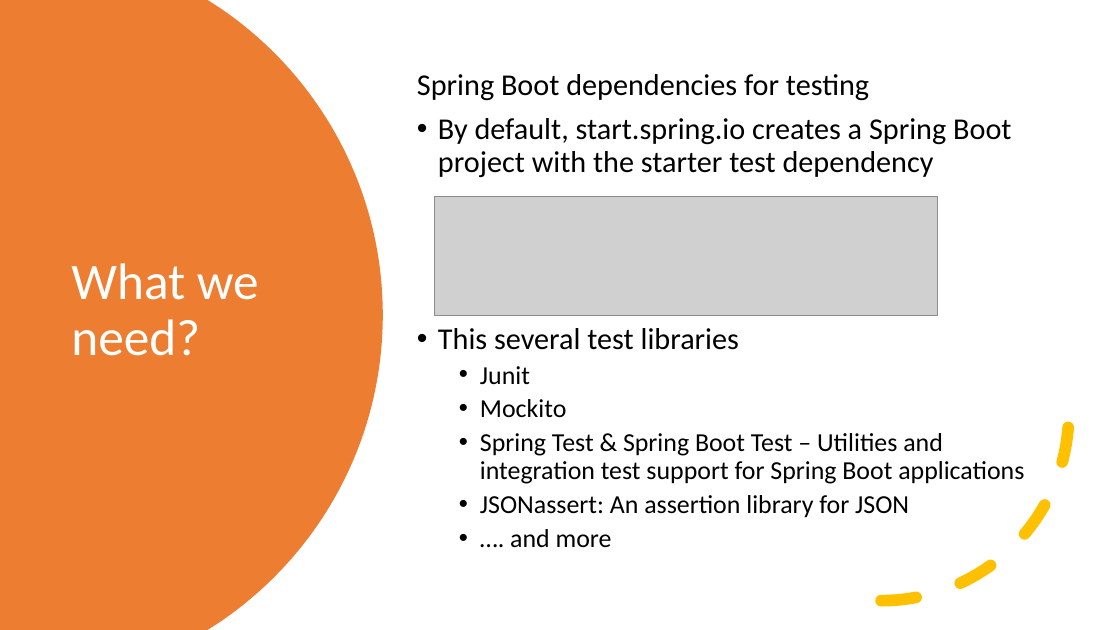
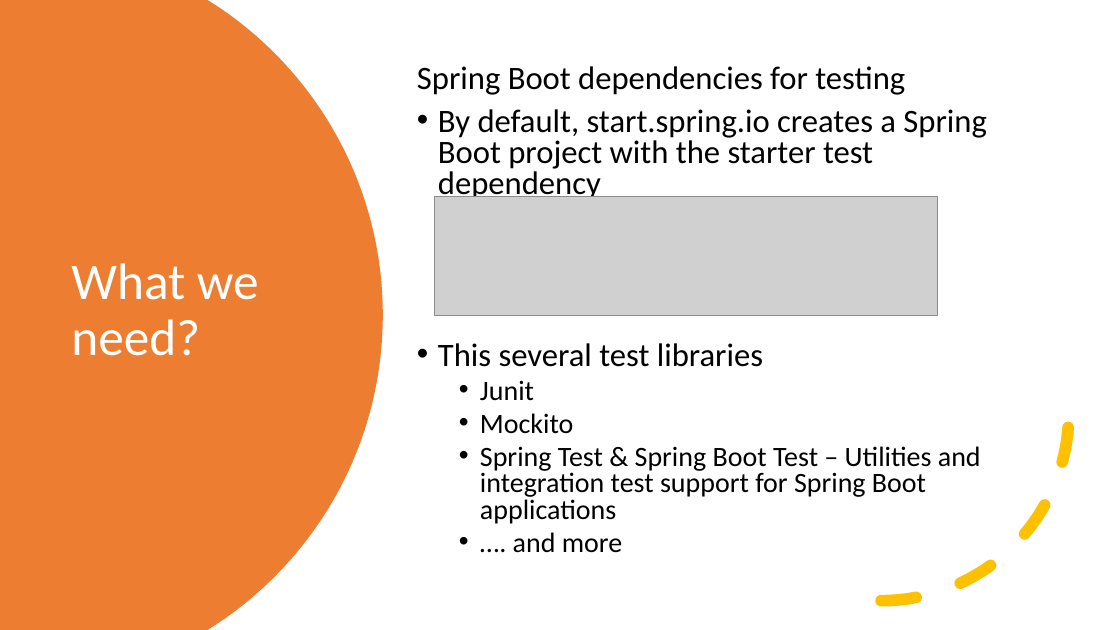
Before and after one commit to SergiuBabin/Personal_Workshops, a slide deck: slide 2 of Testing in Java (Spring Boot + Junit5 + Mockito)/HTTP & HTTPS.pptx. Drawn at 1120x630 pixels with LibreOffice and Linux fonts; fonts in the diff are those of the drawing; grey boxes stand for pictures. Boxes give left, top, right and bottom in pixels: in the first picture for what was removed or moved away, otherwise in the second. Text is boxed around its words. In the diff, an @@ line names an element or a change of style, - is before the commit and + after.

```diff
--- a/Testing in Java (Spring Boot + Junit5 + Mockito)/HTTP & HTTPS.pptx
+++ b/Testing in Java (Spring Boot + Junit5 + Mockito)/HTTP & HTTPS.pptx
@@ text "Spring Boot dependencies for testing" at [417, 66, 986, 553]: size 25.9 to 28 pt in "Spring Boot dependencies for testing", "By default, start.spring.io creates a Spring Boot ...", "This several test libraries"; size 22.2 to 24 pt in "Junit", "Mockito", "Spring Test & Spring Boot Test – ...", "…. and more"; line spacing 0.9 to 0.8 @@
@@ text at [480, 495, 909, 518]: paragraph removed @@
-  • JSONassert: An assertion library for JSON
```
Also in this commit, not shown: 7 slides added, 10 slides removed, 3 other files.
